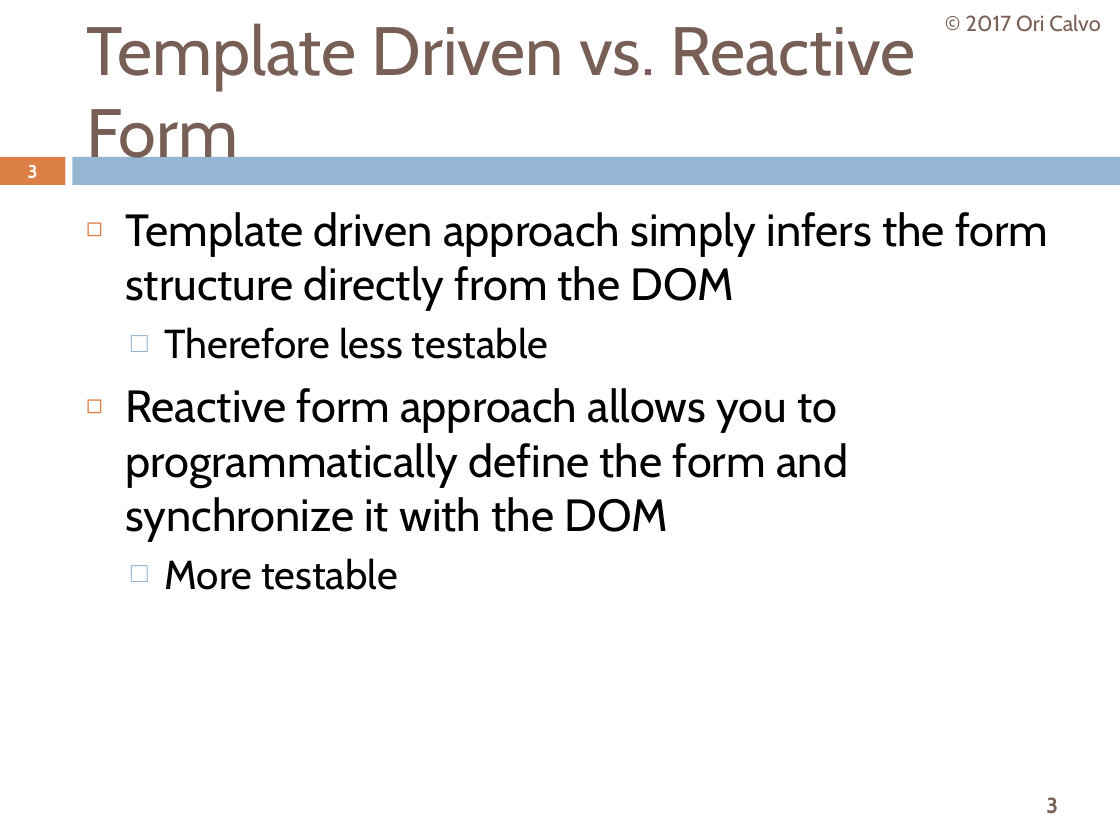
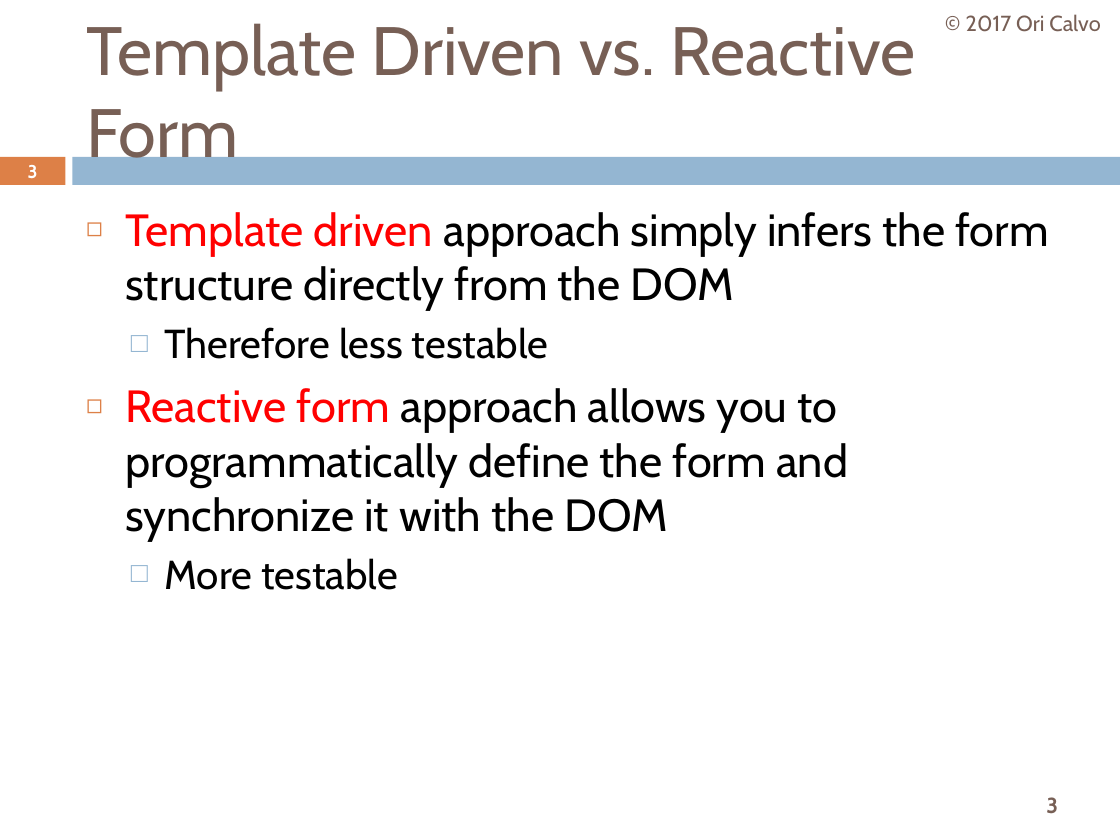
Before and after one commit to oricalvo/course-angular, a slide deck: slide 3 of PPTs/08 Forms.pptx. Drawn at 1120x840 pixels with LibreOffice and Linux fonts; fonts in the diff are those of the drawing. Boxes give left, top, right and bottom in pixels: in the first picture for what was removed or moved away, otherwise in the second. Text is boxed around its words. In the diff, an @@ line names an element or a change of style, - is before the commit and + after.

```diff
--- a/PPTs/08 Forms.pptx
+++ b/PPTs/08 Forms.pptx
@@ text at box(125, 212, 1048, 542): text colour #000000 to #FF0000 in "Template driven", "Reactive form" @@
```
Also in this commit, not shown: 10 other slides changed, 1 slide added, 2 other files.
